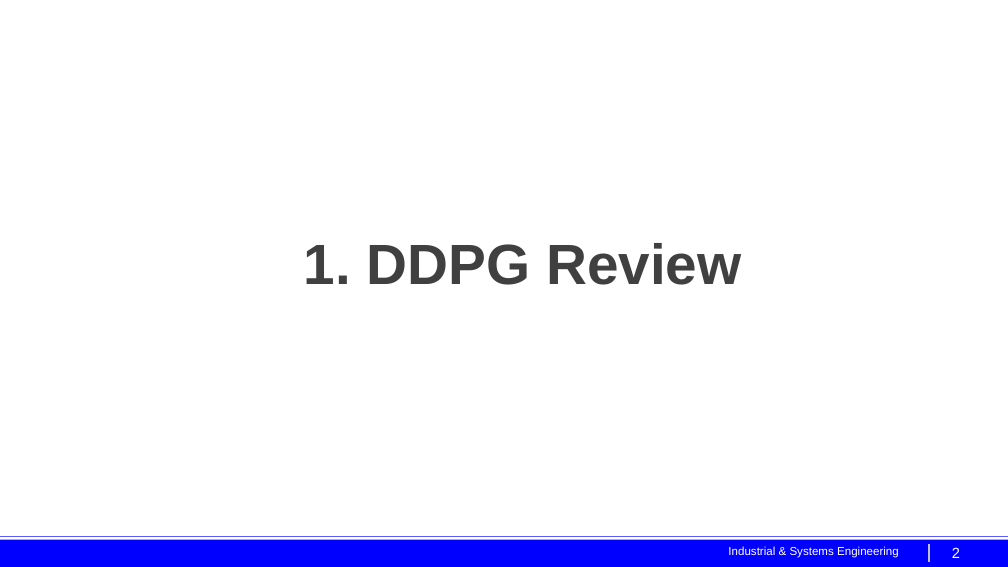
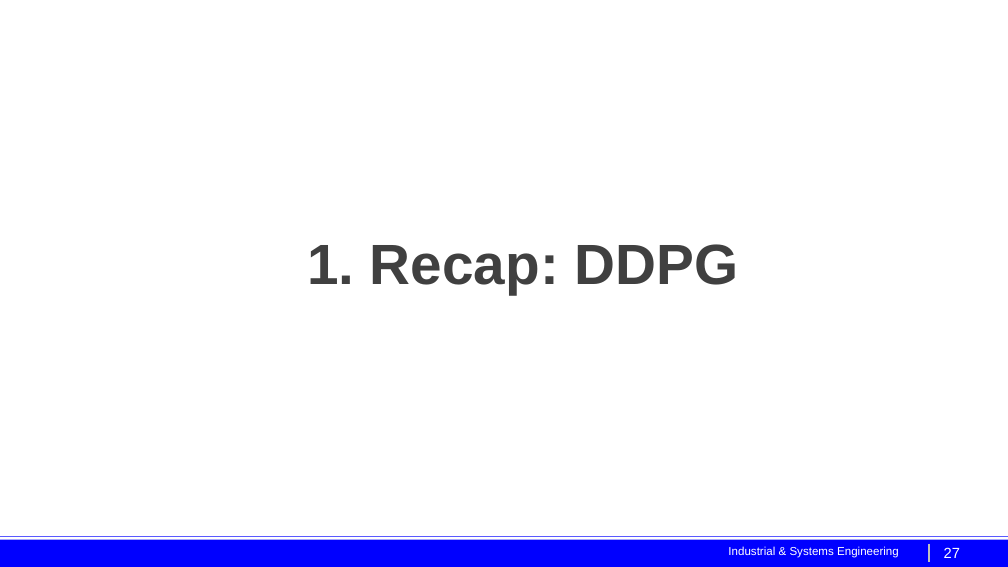
Before and after one commit to cu-rie/gym-poly-reactor-rl, a slide deck: slide 27 of tutorial/Project3_review.pptx (slide 2 before the commit). Drawn at 1008x567 pixels with LibreOffice and Linux fonts; fonts in the diff are those of the drawing; background and template pictures are left out. Boxes give left, top, right and bottom in pixels: in the first picture for what was removed or moved away, otherwise in the second. Text is boxed around its words. In the diff, an @@ line names an element or a change of style, - is before the commit and + after.

Commit message:
ppt revised

```diff
--- a/tutorial/Project3_review.pptx
+++ b/tutorial/Project3_review.pptx
@@ title at bbox=[307, 244, 739, 294]: text changed @@
-1. DDPG Review
+1. Recap: DDPG
@@ page number at bbox=[944, 547, 960, 558]: text changed @@
-2
+27
```
Also in this commit, not shown: 3 other slides changed, 25 slides added, 2 other files.
